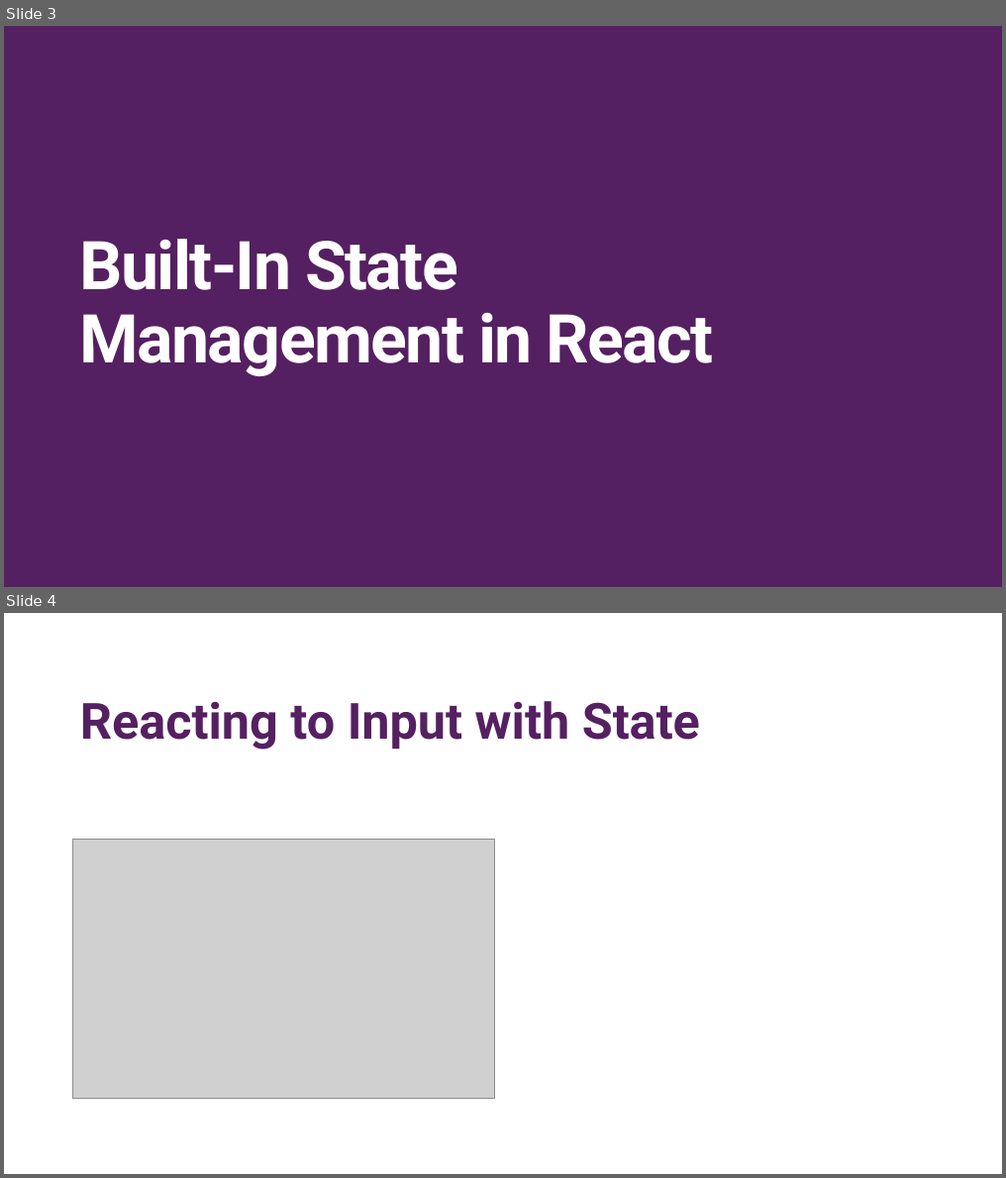
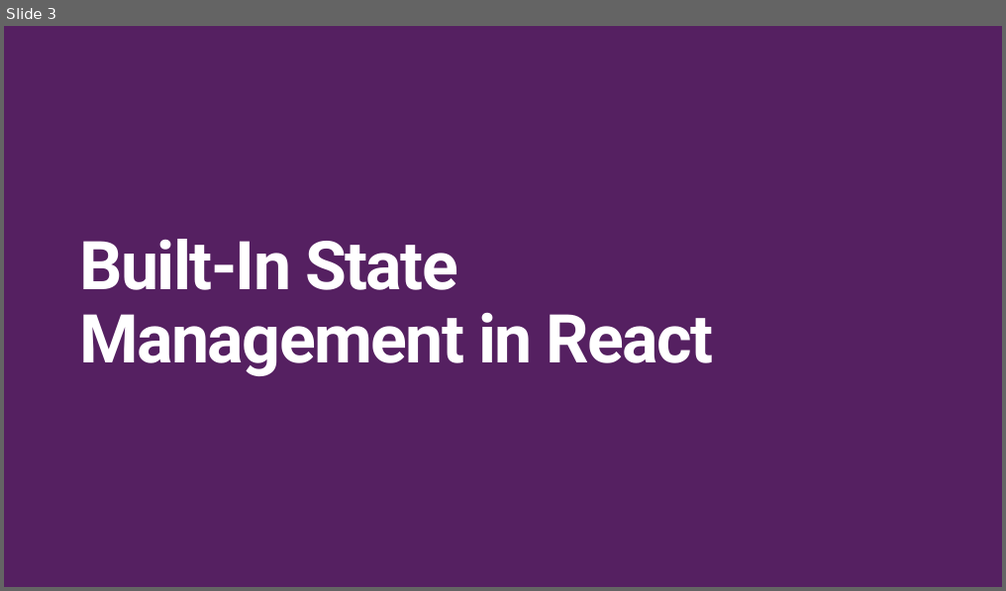
Before and after one commit to davidlambl/Lunch-and-Learns, a slide deck: Powerpoint Deck/React-State-Management.pptx. Shown one above the other, each under a label of ours: slides 3 and 4 before the commit, slide 3 after it. The pictures are 1006x1178 and 1006x591 pixels, drawn with LibreOffice and Linux fonts; fonts in the diff are those of the drawing; grey boxes stand for pictures. Boxes give left, top, right and bottom in pixels: in the first picture for what was removed or moved away, otherwise in the second. Text is boxed around its words. In the diff, an @@ line names an element or a change of style, - is before the commit and + after.

```diff
--- a/Powerpoint Deck/React-State-Management.pptx
+++ b/Powerpoint Deck/React-State-Management.pptx
@@ slide 4 removed at (4, 613, 1002, 1174), background #FFFFFF @@
@@ title removed at (80, 701, 700, 750) @@
-Reacting to Input with State
@@ picture removed at (73, 839, 495, 1099) @@
```
Also in this commit, not shown: 1 slide changed, 7 slides added.
